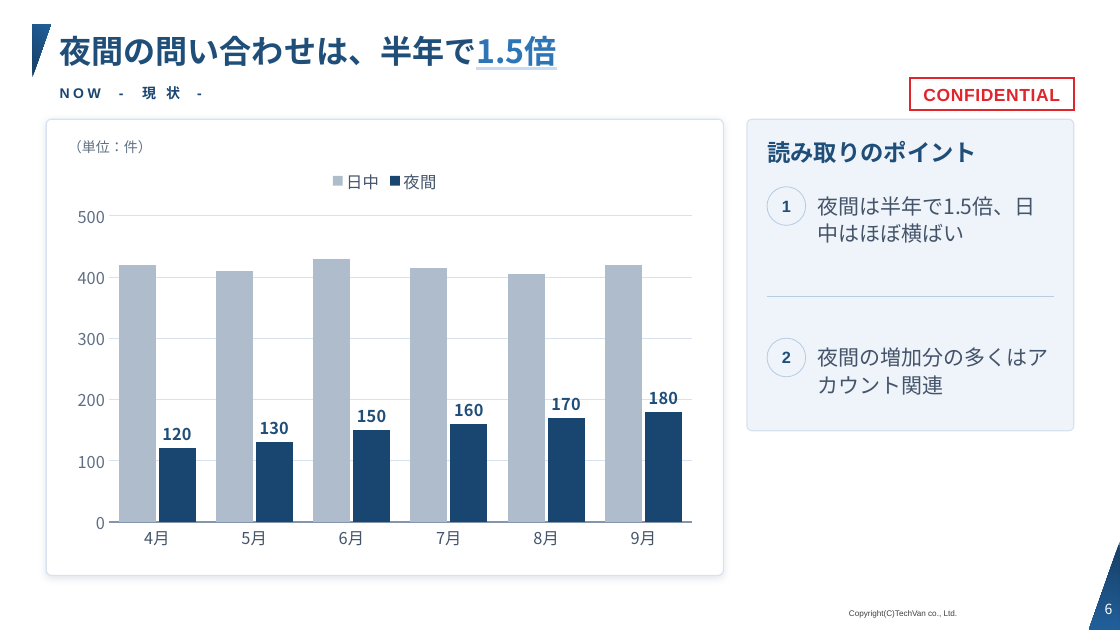
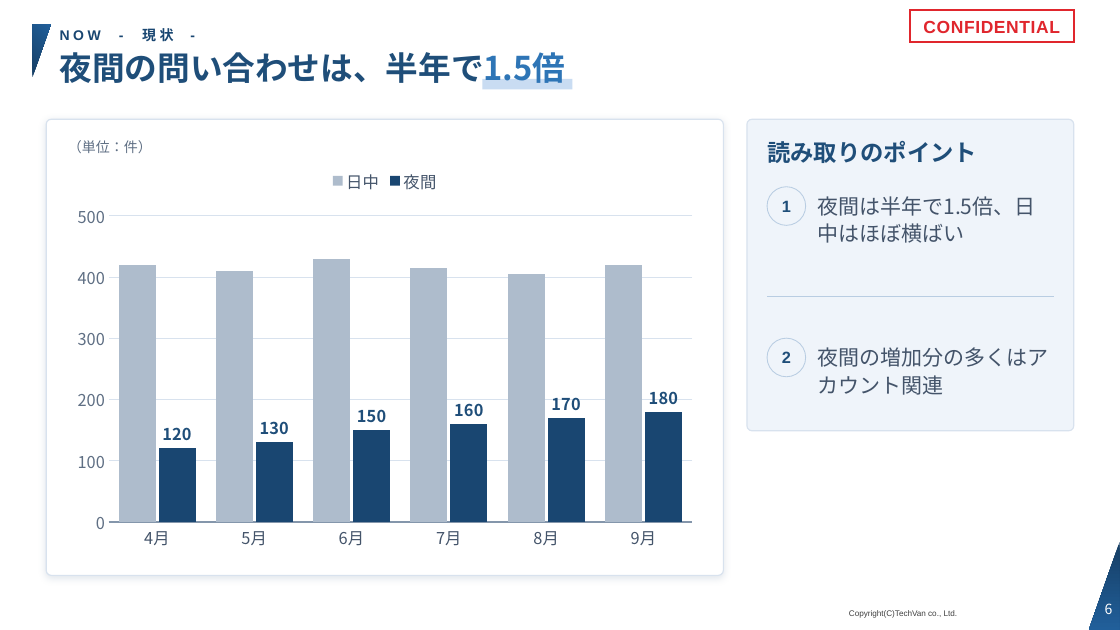
Before and after one commit to Kishi-Satoshi/slide-techvan-dist, a slide deck: slide 6 of plugins/slide-techvan/skills/slide-techvan/examples/catalog-techvan.pptx. Drawn at 1120x630 pixels with LibreOffice and Linux fonts; fonts in the diff are those of the drawing; background and template pictures are left out. Boxes give left, top, right and bottom in pixels: in the first picture for what was removed or moved away, otherwise in the second. Text is boxed around its words. In the diff, an @@ line names an element or a change of style, - is before the commit and + after.

```diff
--- a/plugins/slide-techvan/skills/slide-techvan/examples/catalog-techvan.pptx
+++ b/plugins/slide-techvan/skills/slide-techvan/examples/catalog-techvan.pptx
@@ text at (60,28,173,42): spaces changed @@
-NOW - 現 状 -
+NOW - 現状 -
@@ rectangle "CONFIDENTIAL": place and size @@
-rectangle "CONFIDENTIAL" at (910,78,1074,110)
+rectangle "CONFIDENTIAL" at (910,10,1074,42)
@@ title "夜間の問い合わせは、半年で1.5倍": place and size @@
-title "夜間の問い合わせは、半年で1.5倍" at (60,35,557,70)
+title "夜間の問い合わせは、半年で1.5倍" at (60,52,566,89)
@@ title "夜間の問い合わせは、半年で1.5倍" at (60,52,566,89): size 27.5 to 28 pt; underline off in "夜間の問い合わせは、半年で1.5倍"; vertical alignment middle to top @@
@@ rectangle added at (482,79,572,89), fill #C9DCF2 @@
```
Also in this commit, not shown: 25 other slides changed, 9 other files.
